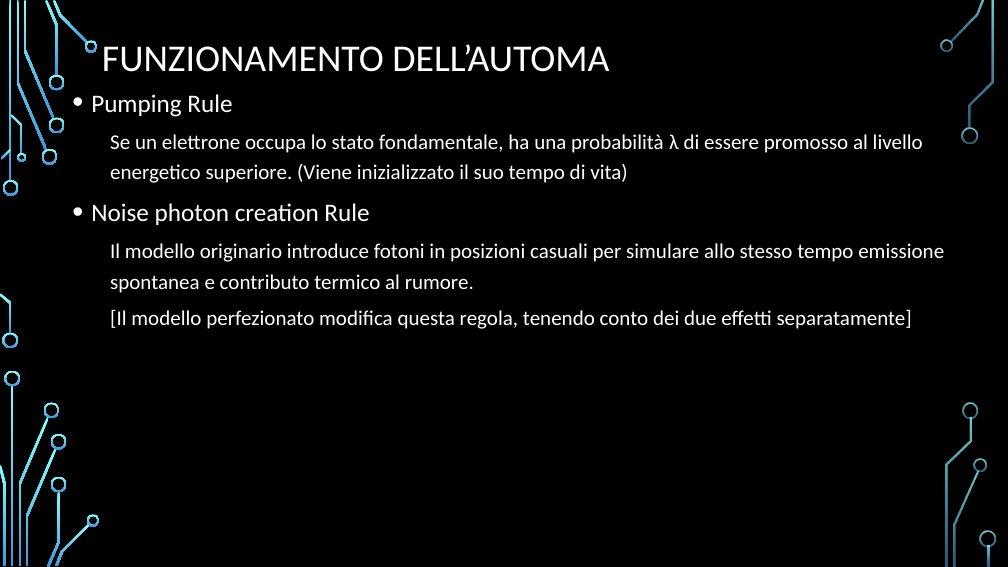
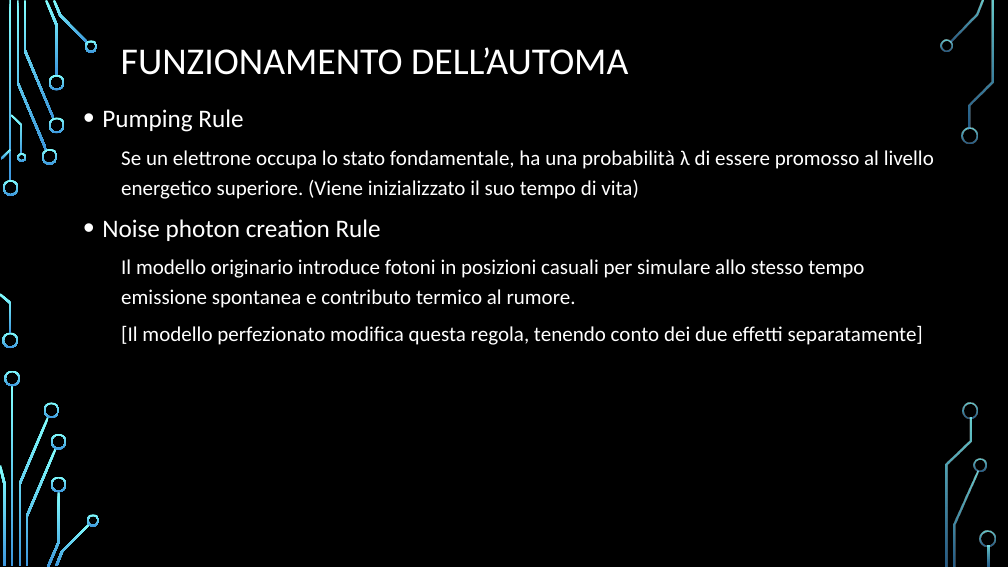
Before and after one commit to Frank01001/LASER-Dynamics-Simulation, a slide deck: slide 6 of Presentation/PresentazioneDispositivi.pptx. Drawn at 1008x567 pixels with LibreOffice and Linux fonts; fonts in the diff are those of the drawing; background and template pictures are left out. Boxes give left, top, right and bottom in pixels: in the first picture for what was removed or moved away, otherwise in the second. Text is boxed around its words. In the diff, an @@ line names an element or a change of style, - is before the commit and + after.

```diff
--- a/Presentation/PresentazioneDispositivi.pptx
+++ b/Presentation/PresentazioneDispositivi.pptx
@@ title "FUNZIONAMENTO DELL’AUTOMA": place and size @@
-title "FUNZIONAMENTO DELL’AUTOMA" at [102, 44, 609, 72]
+title "FUNZIONAMENTO DELL’AUTOMA" at [121, 47, 628, 75]
@@ text "Pumping Rule" rewrapped from [91, 94, 944, 329] to [102, 109, 934, 345] @@
```
Also in this commit, not shown: 14 other slides changed, 2 other files.
